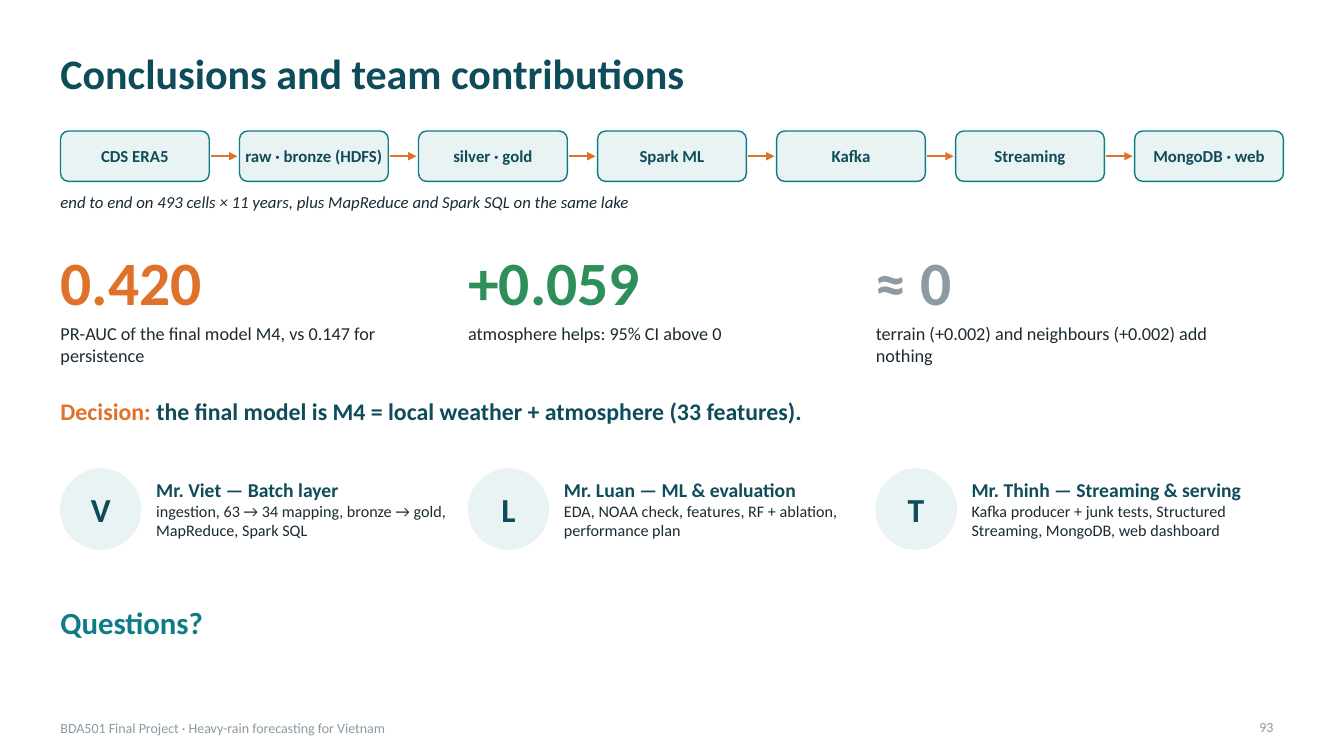
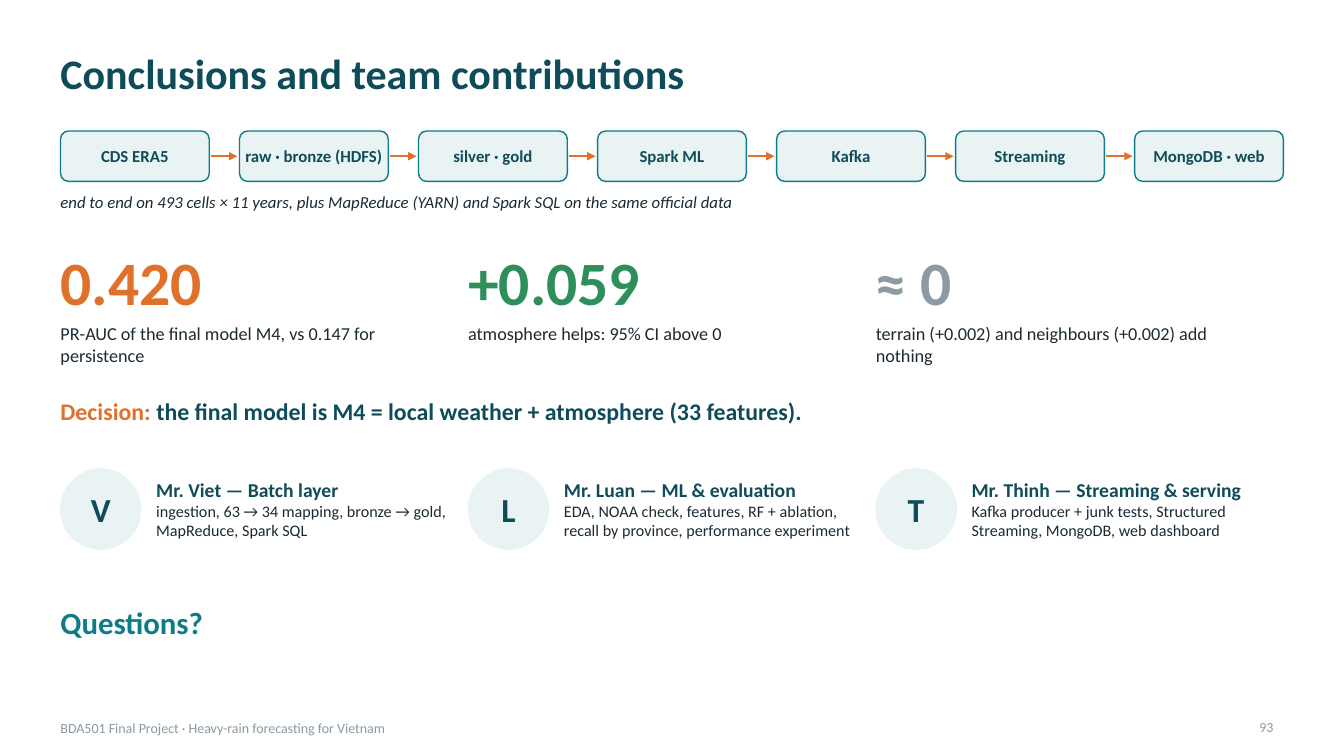
Before and after one commit to PhamLeTanThinh/BDA501_weather, a slide deck: slide 93 of deck/BDA501_Heavy_Rain_Forecast.pptx. Drawn at 1344x756 pixels with LibreOffice and Linux fonts; fonts in the diff are those of the drawing. Boxes give left, top, right and bottom in pixels: in the first picture for what was removed or moved away, otherwise in the second. Text is boxed around its words. In the diff, an @@ line names an element or a change of style, - is before the commit and + after.

```diff
--- a/deck/BDA501_Heavy_Rain_Forecast.pptx
+++ b/deck/BDA501_Heavy_Rain_Forecast.pptx
@@ text at <box>60,196,732,211</box>: text changed @@
-end to end on 493 cells × 11 years, plus MapReduce and Spark SQL on the same lake
+end to end on 493 cells × 11 years, plus MapReduce (YARN) and Spark SQL on the same official data
@@ text at <box>564,505,850,539</box>: text changed @@
-EDA, NOAA check, features, RF + ablation, performance plan
+EDA, NOAA check, features, RF + ablation, recall by province, performance experiment
```
Also in this commit, not shown: 13 other slides changed, 38 other files.
